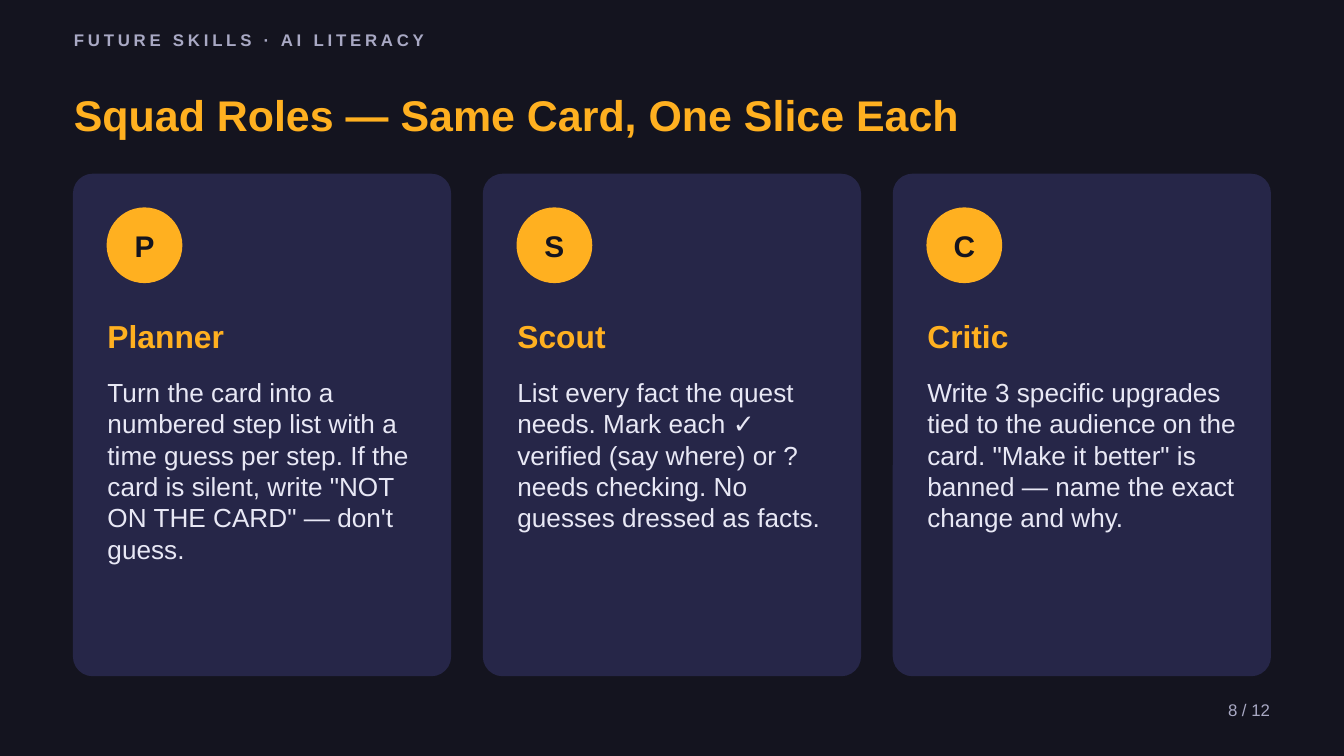
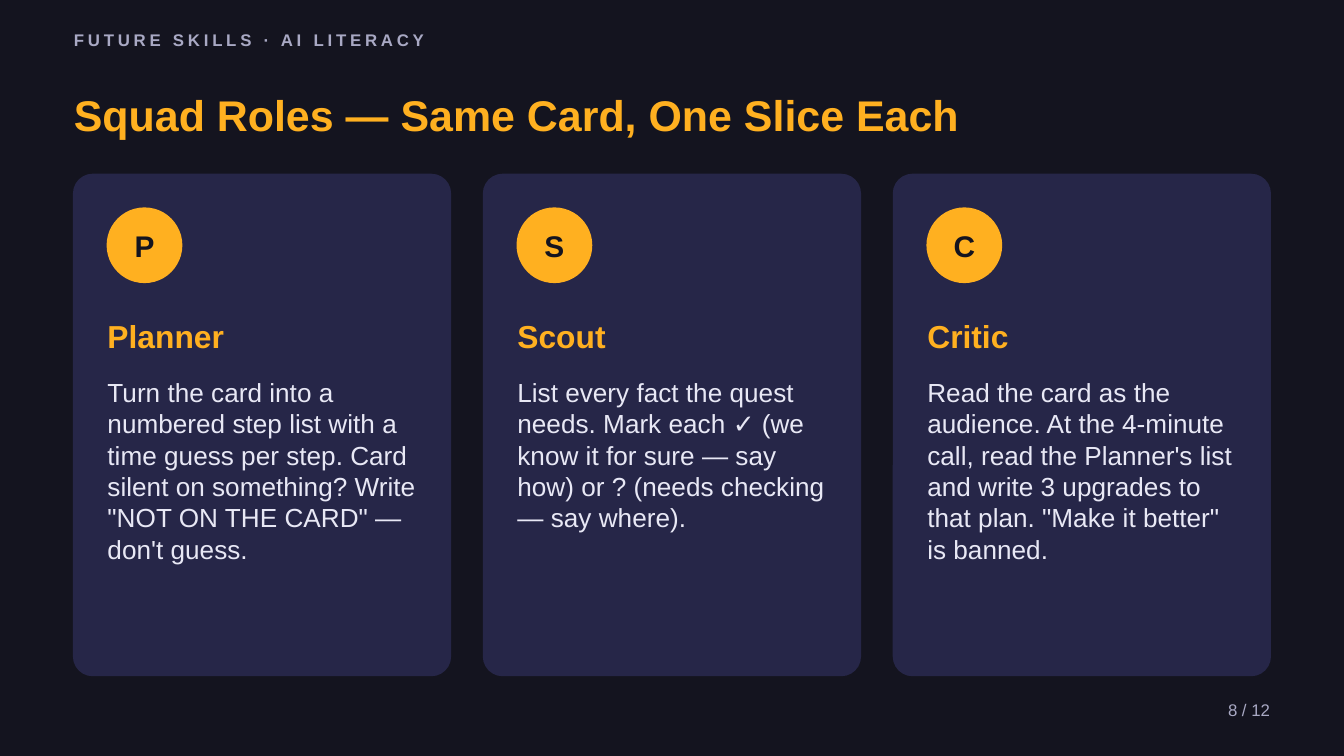
Before and after one commit to phiunit/tptphi, a slide deck: slide 8 of products/ai-agent-intern/dist/Lead Your AI Squad - Slides.pptx. Drawn at 1344x756 pixels with LibreOffice and Linux fonts; fonts in the diff are those of the drawing. Boxes give left, top, right and bottom in pixels: in the first picture for what was removed or moved away, otherwise in the second. Text is boxed around its words. In the diff, an @@ line names an element or a change of style, - is before the commit and + after.

```diff
--- a/products/ai-agent-intern/dist/Lead Your AI Squad - Slides.pptx
+++ b/products/ai-agent-intern/dist/Lead Your AI Squad - Slides.pptx
@@ text at [107,383,416,565]: text changed @@
-Turn the card into a numbered step list with a time guess per step. If the card is silent, write "NOT ON THE CARD" — don't guess.
+Turn the card into a numbered step list with a time guess per step. Card silent on something? Write "NOT ON THE CARD" — don't guess.
@@ text at [517,383,824,533]: text changed @@
-List every fact the quest needs. Mark each ✓ verified (say where) or ? needs checking. No guesses dressed as facts.
+List every fact the quest needs. Mark each ✓ (we know it for sure — say how) or ? (needs checking — say where).
@@ text at [927,383,1232,560]: text changed @@
-Write 3 specific upgrades tied to the audience on the card. "Make it better" is banned — name the exact change and why.
+Read the card as the audience. At the 4-minute call, read the Planner's list and write 3 upgrades to that plan. "Make it better" is banned.
```
Also in this commit, not shown: 7 other slides changed, 30 other files.
